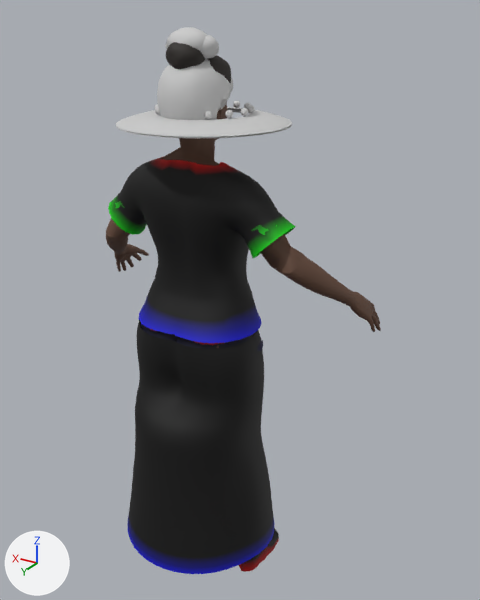
The glTF model app/public/jeux/humans/womanBig.glb: old version first, new version second.
Both versions are drawn from a camera (50 mm lens) standing at (-1.081, 1.526, 1.768) and looking at (-0.089, -0.128, 0.941). The axes (+X, +Y, +Z) are drawn at lower left. The lights are the same throughout. The first picture is the older version.

Names of what the first picture shows: 'body', 'dress_top', 'forearms', 'hair_puff', 'hat_brim', 'hat_crown', 'shirt', 'skirt', 'wrap_knot' and 4 more.
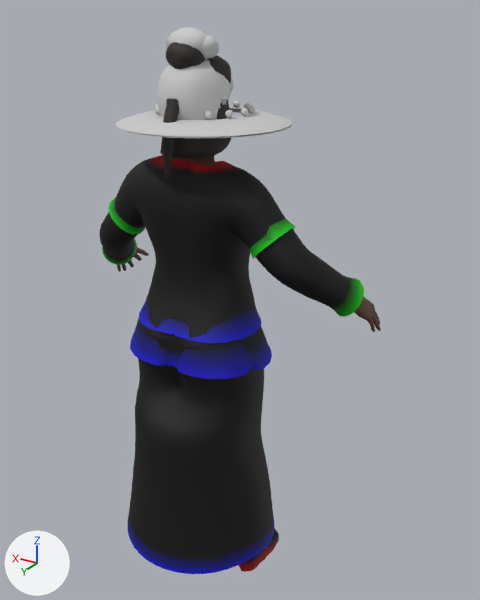
Not visible in the pictures: 'longsleeves'.

What differs and where, as boxes (x1, y1, x2, y2) in the pictures (480 x 600 px):
'coat', added
    after: (99, 155, 364, 379)
'hair_long', added (black)
    after: (160, 100, 231, 158)
'hair_pony', added (black)
    after: (162, 98, 179, 179)
'dress_top', unchanged, covered by the edit
    before: (108, 157, 296, 343)
    after: (108, 159, 296, 343)
'body', unchanged, covered by the edit
    before: (107, 101, 381, 348)
    after: (117, 156, 381, 332)
'forearms', unchanged, covered by the edit
    before: (106, 230, 357, 306)

The change, as a diff of the scene's bpy script:
```diff
--- a/app/public/jeux/humans/womanBig.glb.py
+++ b/app/public/jeux/humans/womanBig.glb.py
@@ mat_longsleeves @@
+mat_longsleeves = bpy.data.materials.new('longsleeves')
+# nodes: BsdfPrincipled, Mix, OutputMaterial, VertexColor
+# colours: light grey #cbcbcb, mixed with the vertex colours
@@ mat_coat @@
+mat_coat = bpy.data.materials.new('coat')
+# nodes: BsdfPrincipled, Mix, OutputMaterial, VertexColor
+# colours: light grey #cbcbcb, mixed with the vertex colours
@@ me_longsleeves @@
+me_longsleeves.from_pydata(...)  # 2405 vertices, 4672 faces; spans x -0.467..0.467, y -0.204..0.123, z 0.833..1.398
+me_longsleeves.materials.append(mat_longsleeves)
@@ me_hair_pony @@
+me_hair_pony.from_pydata(...)  # 2213 vertices, 4058 faces; spans x -0.076..0.076, y -0.136..0.109, z 1.36..1.647
+me_hair_pony.materials.append(mat_hair_001)  # black #27211d
@@ me_hair_long @@
+me_hair_long.from_pydata(...)  # 3378 vertices, 6254 faces; spans x -0.095..0.094, y -0.137..0.068, z 1.413..1.65
+me_hair_long.materials.append(mat_hair_001)  # black #27211d
@@ me_coat @@
+me_coat.from_pydata(...)  # 2484 vertices, 4832 faces; spans x -0.485..0.485, y -0.219..0.141, z 0.796..1.399
+me_coat.materials.append(mat_coat)
@@ ob_longsleeves @@
+ob_longsleeves = bpy.data.objects.new('longsleeves', me_longsleeves)
+ob_longsleeves.location = (0.0, 0.0, 0.0)
@@ ob_hair_pony @@
+ob_hair_pony = bpy.data.objects.new('hair_pony', me_hair_pony)
+ob_hair_pony.location = (0.0, 0.0, 0.0)
@@ ob_hair_long @@
+ob_hair_long = bpy.data.objects.new('hair_long', me_hair_long)
+ob_hair_long.location = (0.0, 0.0, 0.0)
@@ ob_coat @@
+ob_coat = bpy.data.objects.new('coat', me_coat)
+ob_coat.location = (0.0, 0.0, 0.0)
```
